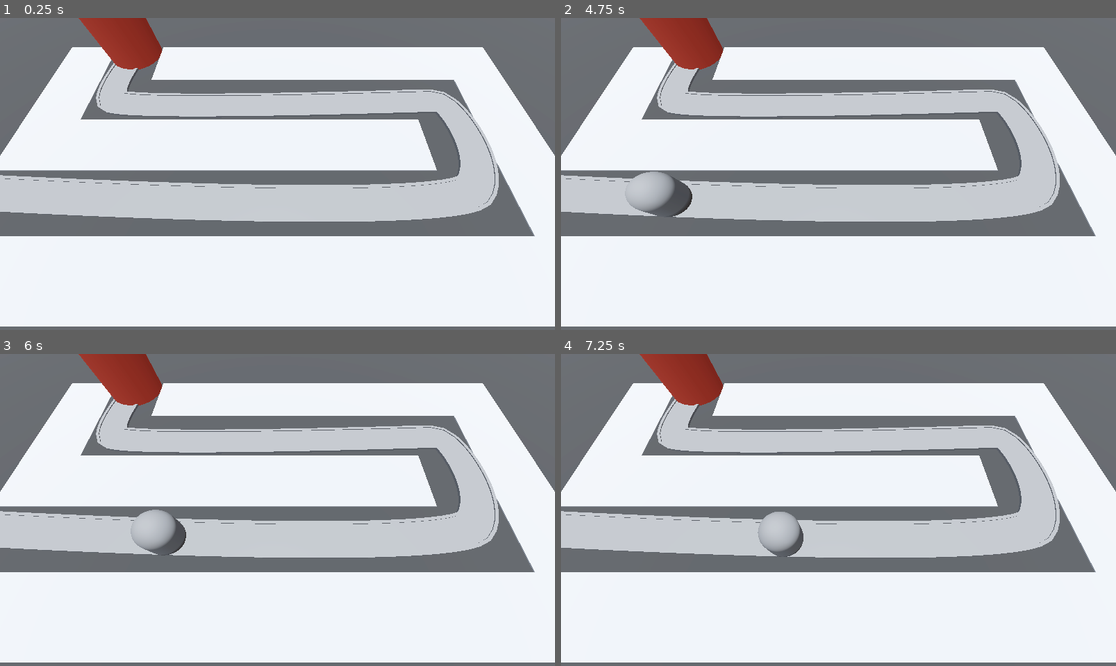
Above: before the commit, frames 1-4 (two rows, left to right).
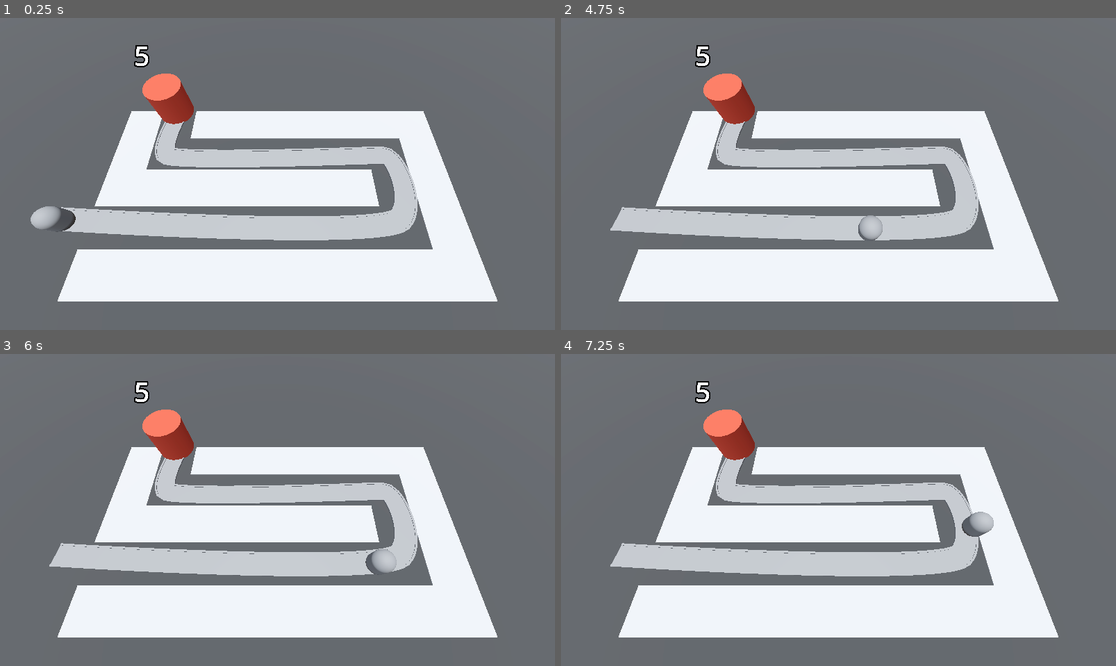
Above: after the commit, the same moments.

Repository: AlexanderMendivil/barbarian_blaster
Game: Godot game, scene res://BaseLevel.tscn
Two runs of this game, one before a commit and one after it. Both use one fixed random seed, a clock stepped at 60 frames per second and the inputs below.
Inputs:
- Up to frame 1 (0.25 s): no input
- Up to frame 2 (4.75 s): no input
- Up to frame 3 (6 s): no input
- Up to frame 4 (7.25 s): no input

The runs differ from the first frame. In frame 1, 61% of the frame differs, in the area x 0-100%, y 0-99%; in frame 2, 61%; in frame 3, 61%; in frame 4, 61%.

Commit message:
damage to base

Diff:
--- a/BaseLevel.tscn
+++ b/BaseLevel.tscn
@@ -36,7 +36,7 @@
 [node name="CSGBox3D" type="CSGBox3D" parent="."]
 transform = Transform3D(1, 0, 0, 0, 1, 0, 0, 0, 1, 2, 0, 5)
 material_override = SubResource("StandardMaterial3D_yahky")
-size = Vector3(100, 2, 100)
+size = Vector3(150, 2, 100)
 
 [node name="GridMap" type="GridMap" parent="CSGBox3D"]
 mesh_library = ExtResource("1_tr658")
@@ -49,7 +49,7 @@
 transform = Transform3D(1, 0, 0, 0, 0.0326842, 0.999466, 0, -0.999466, 0.0326842, -57.7587, 16.7389, 0)
 
 [node name="Camera3D" type="Camera3D" parent="."]
-transform = Transform3D(1, 0, 0, 0, 0.422618, 0.906308, 0, -0.906308, 0.422618, 0, 12.5, 14.5962)
+transform = Transform3D(1, 0, 0, 0, 0.422618, 0.906308, 0, -0.906308, 0.422618, 0, 20.5, 14.5962)
 
 [node name="Path3D" type="Path3D" parent="."]
 transform = Transform3D(1, 0, 0, 0, 1, 0, 0, 0, 1, 2, 1, 5)
@@ -101,3 +101,4 @@
 transform = Transform3D(-4.3711e-08, 0, -0.99999, 0, 1, 0, 0.99999, 0, -4.3711e-08, -22.9908, 0, 5.56411)
 
 [node name="Base" parent="." instance=ExtResource("3_bkals")]
+transform = Transform3D(1, 0, 0, 0, 1, 0, 0, 0, 1, -12.3362, 2.81641, -3)
--- a/base/base.gd
+++ b/base/base.gd
@@ -1,14 +1,16 @@
 extends Node3D
 
-var Groups = preload("res://utils/groups.gd")
+@export var max_health: int = 5
+@onready var label_3d: Label3D = $Label3D
+
 func _ready() -> void:
-	pass # Replace with function body.
+	label_3d.text = str(max_health)
 
-
-# Called every frame. 'delta' is the elapsed time since the previous frame.
-func _process(delta: float) -> void:
+func _process(_delta: float) -> void:
 	pass
 
 
 func take_damage() -> void:
-	print("hit itttt")
+	if max_health != 0:
+		max_health -= 1
+		label_3d.text = str(max_health)
--- a/base/base.tscn
+++ b/base/base.tscn
@@ -6,7 +6,6 @@
 albedo_color = Color(0.886275, 0.317647, 0.235294, 1)
 
 [node name="Base" type="Node3D" groups=["BASE"]]
-transform = Transform3D(1, 0, 0, 0, 1, 0, 0, 0, 1, -12, 3, -2.13)
 script = ExtResource("1_cxmmi")
 
 [node name="CSGCylinder3D" type="CSGCylinder3D" parent="."]
@@ -16,5 +15,9 @@
 material = SubResource("StandardMaterial3D_gaxf8")
 
 [node name="Label3D" type="Label3D" parent="."]
-
-[connection signal="child_entered_tree" from="." to="." method="_on_child_entered_tree"]
+transform = Transform3D(1, 0, 0, 0, 1, 0, 0, 0, 1, 0, 5.5, 0)
+billboard = 1
+text = "
+"
+font_size = 500
+outline_size = 100
--- a/enemy/enemy.gd
+++ b/enemy/enemy.gd
@@ -13,4 +13,5 @@
 	progress += (delta * speed)
 	if progress_ratio == 1:
 		base.take_damage()
+		set_process(false)
 	pass
--- a/enemy/enemy.tscn
+++ b/enemy/enemy.tscn
@@ -10,10 +10,8 @@
 transform = Transform3D(-4.3711e-08, 0, -0.99999, 0, 1, 0, 0.99999, 0, -4.3711e-08, 0, 0, 0)
 loop = false
 script = ExtResource("1_gjevr")
+speed = 5.0
 
 [node name="MeshInstance3D" type="MeshInstance3D" parent="."]
 transform = Transform3D(0.999999, 0, 3.19744e-14, 0, 1, 0, -3.19744e-14, 0, 0.999999, -0.034, 1.5, 0)
 mesh = SubResource("CapsuleMesh_fcg1f")
-
-[connection signal="child_entered_tree" from="." to="." method="_on_child_entered_tree"]
-[connection signal="tree_entered" from="." to="." method="_on_tree_entered"]
Not shown: 4 places in MeshLibraries/SpaceLibrary.tres that only renumber resources
